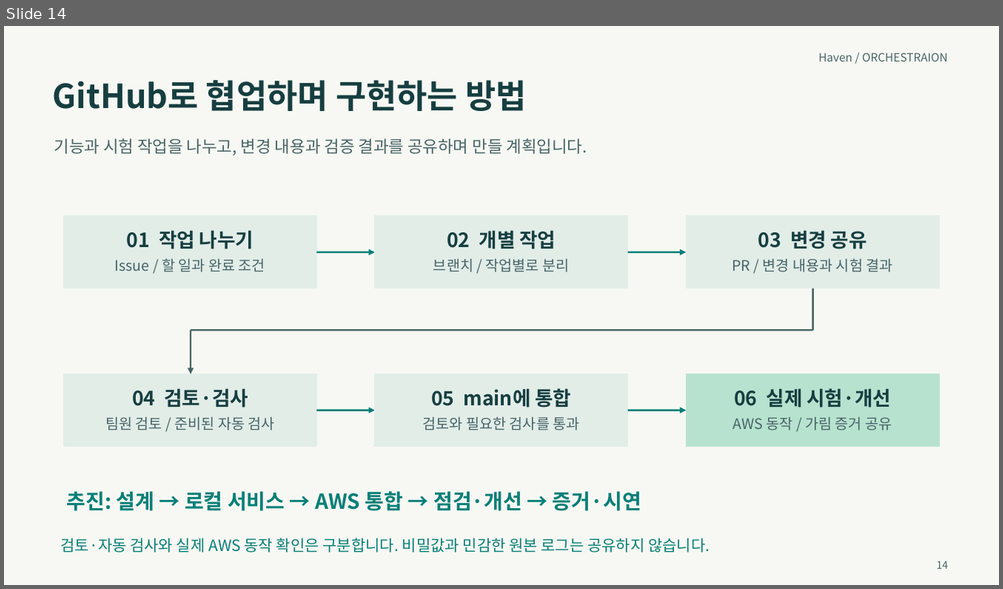
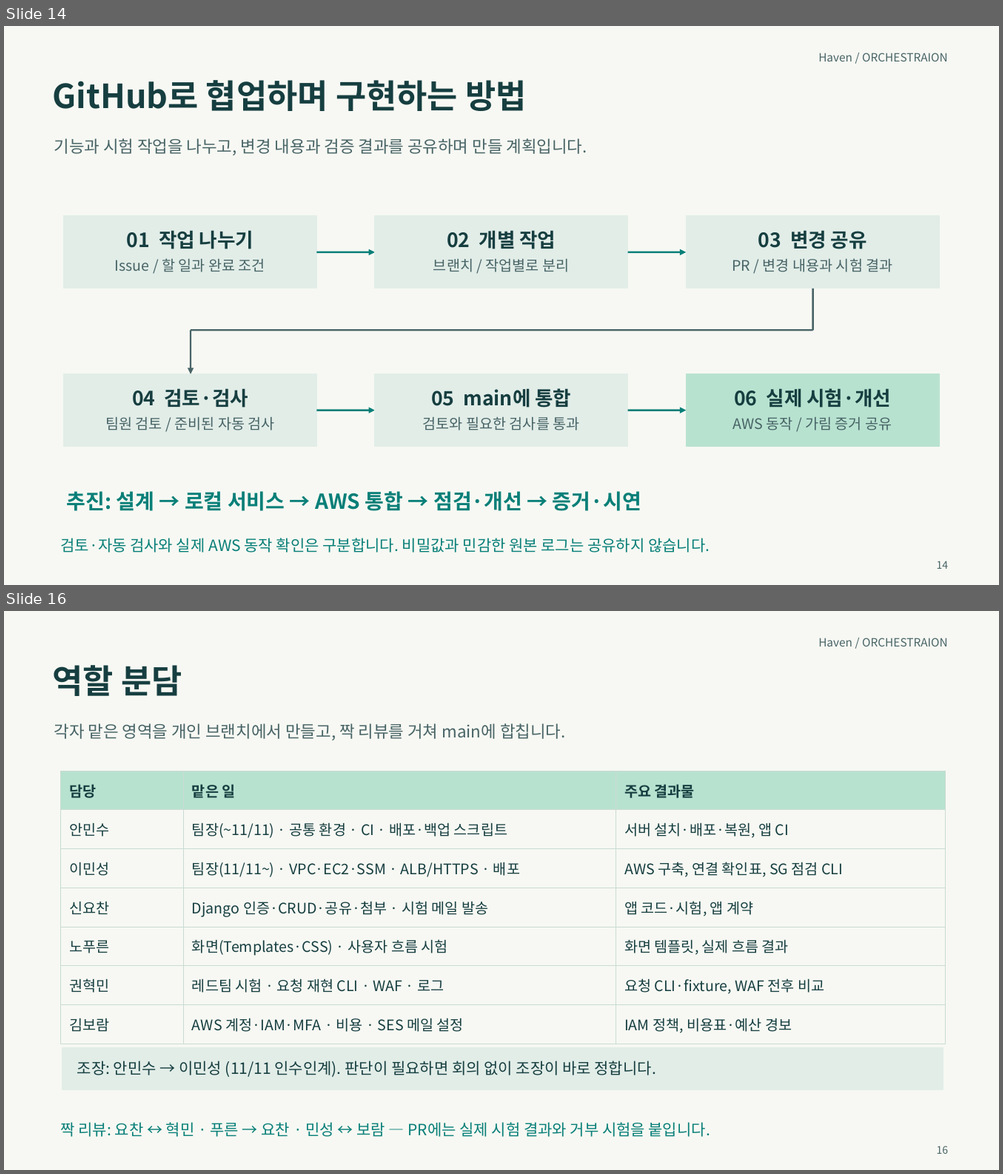
Before and after one commit to MinsooAhn02/Haven, a slide deck: docs/발표/Haven_프로젝트_계획서.pptx. Shown one above the other, each under a label of ours: slide 14 before the commit, slides 14 and 16 after it; the slides between them are not shown. The pictures are 1003x589 and 1003x1174 pixels, drawn with LibreOffice and Linux fonts; fonts in the diff are those of the drawing. Boxes give left, top, right and bottom in pixels: in the first picture for what was removed or moved away, otherwise in the second. Text is boxed around its words. In the diff, an @@ line names an element or a change of style, - is before the commit and + after.

```diff
--- a/docs/발표/Haven_프로젝트_계획서.pptx
+++ b/docs/발표/Haven_프로젝트_계획서.pptx
@@ slide 16 added at (4,611,999,1170), background #F7F8F3; not listed: 1 template element that a slide beside it also shows @@
@@ title added at (53,665,182,696), 32 pt, text #163E40, bold @@
+역할 분담
@@ text added at (54,723,565,741), 16 pt, text #486466 @@
+각자 맡은 영역을 개인 브랜치에서 만들고, 짝 리뷰를 거쳐 main에 합칩니다.
@@ table added at (61,771,945,1037), 7 rows, 3 columns @@
+담당 | 맡은 일 | 주요 결과물
+안민수 | 팀장(~11/11) · 공통 환경 · CI · 배포·백업 스크립트 | 서버 설치·배포·복원, 앱 CI
+이민성 | 팀장(11/11~) · VPC·EC2·SSM · ALB/HTTPS · 배포 | AWS 구축, 연결 확인표, SG 점검 CLI
+신요찬 | Django 인증·CRUD·공유·첨부 · 시험 메일 발송 | 앱 코드·시험, 앱 계약
+노푸른 | 화면(Templates·CSS) · 사용자 흐름 시험 | 화면 템플릿, 실제 흐름 결과
+권혁민 | 레드팀 시험 · 요청 재현 CLI · WAF · 로그 | 요청 CLI·fixture, WAF 전후 비교
+김보람 | AWS 계정·IAM·MFA · 비용 · SES 메일 설정 | IAM 정책, 비용표·예산 경보
@@ rectangle added at (62,1048,942,1090), fill #E2EDE8, outline #E2EDE8 1 pt @@
@@ text added at (77,1061,656,1077), 15 pt, text #163E40 @@
+조장: 안민수 → 이민성 (11/11 인수인계). 판단이 필요하면 회의 없이 조장이 바로 정합니다.
@@ text added at (61,1122,710,1137), 15 pt, text #087F78 @@
+짝 리뷰: 요찬 ↔ 혁민 · 푸른 → 요찬 · 민성 ↔ 보람 — PR에는 실제 시험 결과와 거부 시험을 붙입니다.
@@ text added at (936,1146,948,1154), 10 pt, text #486466 @@
+16
```
Also in this commit, not shown: 1 other slide added, 1 other file.
